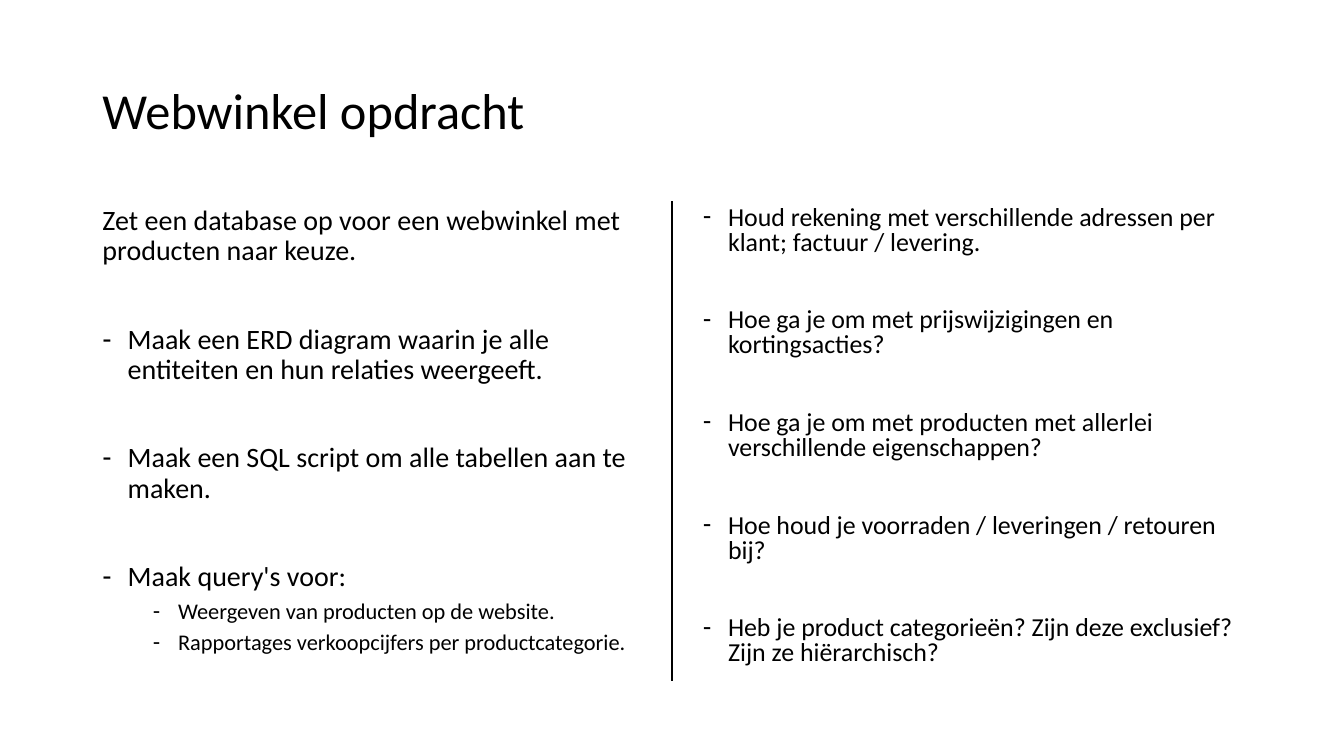
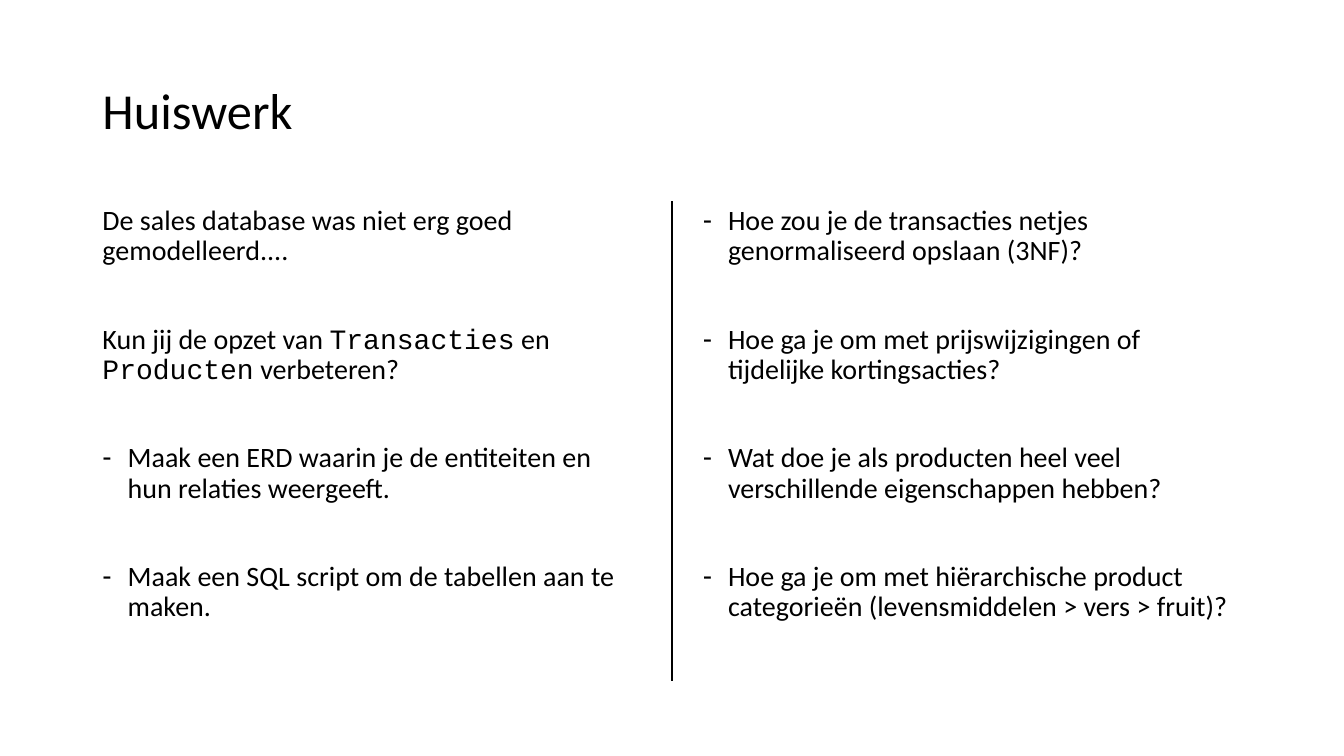
Before and after one commit to LFKoning/knowledge-sharing, a slide deck: slide 3 of sql_course/3_python/3_python.pptx. Drawn at 1344x756 pixels with LibreOffice and Linux fonts; fonts in the diff are those of the drawing. Boxes give left, top, right and bottom in pixels: in the first picture for what was removed or moved away, otherwise in the second. Text is boxed around its words. In the diff, an @@ line names an element or a change of style, - is before the commit and + after.

```diff
--- a/sql_course/3_python/3_python.pptx
+++ b/sql_course/3_python/3_python.pptx
@@ title at box(102, 94, 292, 130): text changed @@
-Webwinkel opdracht
+Huiswerk
@@ text at box(102, 210, 614, 617): text changed @@
-Zet een database op voor een webwinkel met producten naar keuze.
-– Maak een ERD diagram waarin je alle entiteiten en hun relaties weergeeft.
-– Maak een SQL script om alle tabellen aan te maken.
-– Maak query's voor:
-  – Weergeven van producten op de website.
-  – Rapportages verkoopcijfers per productcategorie.
+De sales database was niet erg goed gemodelleerd....
+Kun jij de opzet van Transacties en Producten verbeteren?
+– Maak een ERD waarin je de entiteiten en hun relaties weergeeft.
+– Maak een SQL script om de tabellen aan te maken.
@@ text at box(728, 210, 1227, 621): text changed; size 18.5 to 20 pt @@
-– Houd rekening met verschillende adressen per klant; factuur / levering.
-– Hoe ga je om met prijswijzigingen en kortingsacties?
-– Hoe ga je om met producten met allerlei verschillende eigenschappen?
-– Hoe houd je voorraden / leveringen / retouren bij?
-– Heb je product categorieën? Zijn deze exclusief? Zijn ze hiërarchisch?
+– Hoe zou je de transacties netjes genormaliseerd opslaan (3NF)?
+– Hoe ga je om met prijswijzigingen of tijdelijke kortingsacties?
+– Wat doe je als producten heel veel verschillende eigenschappen hebben?
+– Hoe ga je om met hiërarchische product categorieën (levensmiddelen > vers > fruit)?
```
Also in this commit, not shown: 9 other slides changed, 1 slide added, 5 slides removed, 8 other files.
